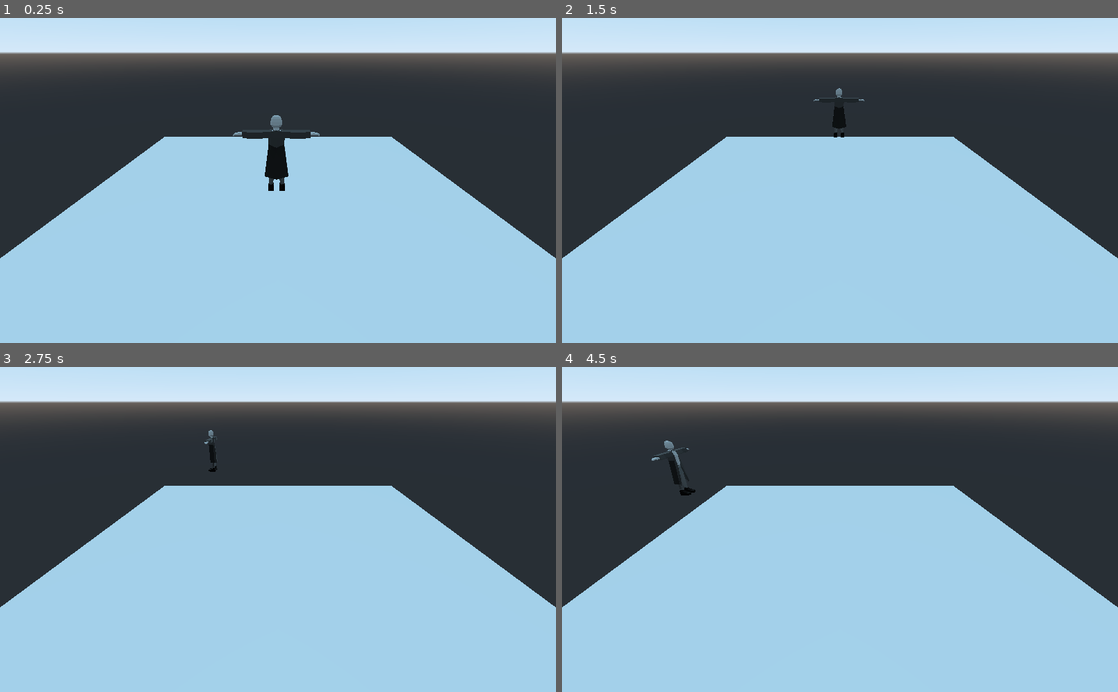
Above: before the commit, frames 1-4 (two rows, left to right).
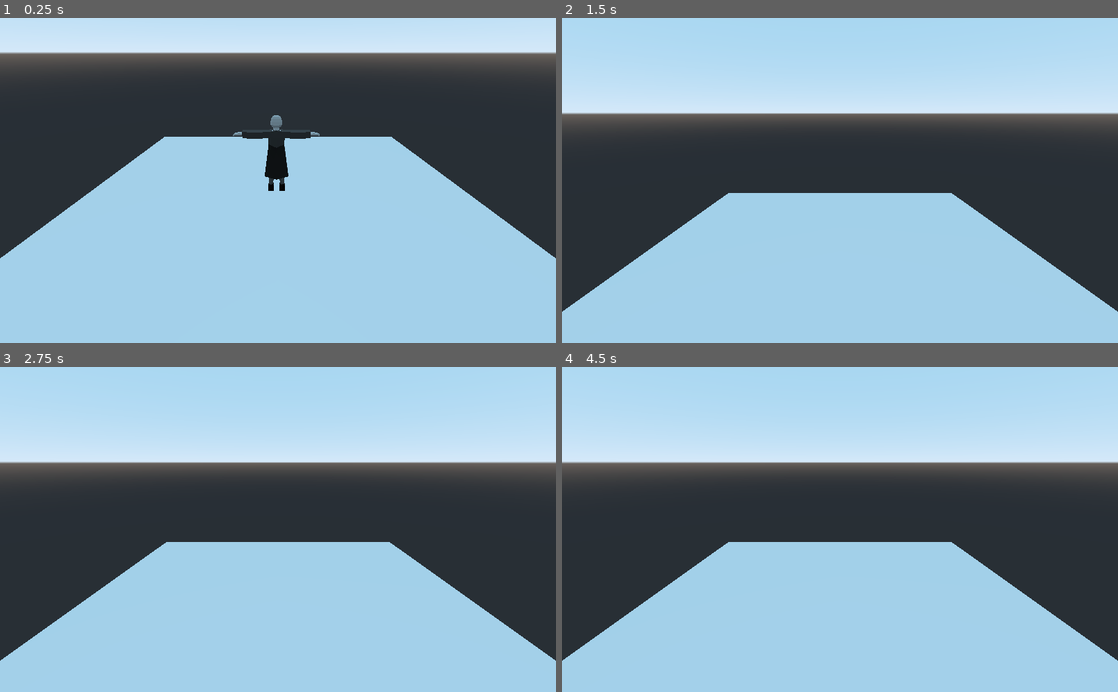
Above: after the commit, the same moments.

Repository: DiegoG784/SPiRiTUally
Game: Godot game, scene res://rooms/debug_room/debug_room.tscn
The game is run twice, just before and just after one commit, with the same random seed, the same clock (stepped at 60 frames per second) and the same inputs.
Inputs:
- Up to frame 1 (0.25 s): no input
- Up to frame 2 (1.5 s): tap Enter at 0.5 s; hold W (walk_forward) from 0.53 s (still down)
- Up to frame 3 (2.75 s): tap Space at 2 s; release W (walk_forward) at 2.03 s; hold A (walk_left) from 2.03 s (still down)
- Up to frame 4 (4.5 s): release A (walk_left) at 3.53 s; hold S (walk_backward) 3.53-4.28 s; hold D (walk_right) from 4.28 s (still down)

The runs differ from the first frame. In frame 2, 47% of the frame differs, in the area x 0-100%, y 2-91%; in frame 3, 47%; in frame 4, 47%.

Commit message:
mudanças nas câmeras de teste

Diff:
--- a/entities/base/components/scene/camera_switcher.gd
+++ b/entities/base/components/scene/camera_switcher.gd
@@ -6,7 +6,7 @@
 
 # Called when the node enters the scene tree for the first time.
 func _ready():
-	print(get_node(camera_to_switch).global_rotation)
+#	print(get_node(camera_to_switch).global_rotation)
 	pass # Replace with function body.
 
 
@@ -19,7 +19,7 @@
 	if body is Player:
 		pass
 		if camera_to_switch:
-			print(get_node(camera_to_switch).transform.basis.z.normalized().abs().max_axis())
+			print(name + ": " + str(get_node(camera_to_switch).transform.basis.z.normalized().abs().max_axis()))
 			get_node(camera_to_switch).current = true
 		else:
 			printerr("O nó " + self.name + " não possui uma câmera em sua variável!")
--- a/entities/base/entity/base/state_machine/state_base.gd
+++ b/entities/base/entity/base/state_machine/state_base.gd
@@ -19,7 +19,7 @@
 func enter():
 	next_state = null
 	entity.animation(name)
-	print(name)
+#	print(name)
 
 func logic(delta):
 	get_input(delta)
--- a/entities/base/entity/player/player.gd
+++ b/entities/base/entity/player/player.gd
@@ -3,6 +3,9 @@
 
 func _ready():
 	pass # Replace with function body.
+
+func _unhandled_input(event):
+	pass
 
 func move():
 	motion = move_and_slide(motion, JUMP)
--- a/managers/item_manager.gd
+++ b/managers/item_manager.gd
@@ -4,6 +4,8 @@
 #	Item.new().name("Item único"),
 #	[Item.new().name("item stackável"), 4],
 ]
+
+var current_item
 
 func _ready():
 	var item = Item.new()
--- a/rooms/debug_room/debug_room.tscn
+++ b/rooms/debug_room/debug_room.tscn
@@ -23,15 +23,35 @@
 [node name="CollisionShape" type="CollisionShape" parent="StaticBody"]
 shape = SubResource( 1 )
 
-[node name="Camera" type="Camera" parent="."]
-transform = Transform( 1, 0, 0, 0, 0.876366, 0.481647, 0, -0.481647, 0.876366, 0, 11.3493, 18.592 )
-current = true
-
-[node name="camera_switcher" parent="." instance=ExtResource( 2 )]
+[node name="-x" parent="." instance=ExtResource( 2 )]
 transform = Transform( 1, 0, 0, 0, 1, 0, 0, 0, 1, 20.0849, 0, -6.77819 )
 camera_to_switch = NodePath("../facing_to_-x")
 
-[node name="CollisionShape" parent="camera_switcher" index="0"]
+[node name="CollisionShape" parent="-x" index="0"]
+transform = Transform( 1, 0, 0, 0, 1, 0, 0, 0, 1, -4.78271, 0.863847, 3.49406 )
+shape = SubResource( 2 )
+
+[node name="x" parent="." instance=ExtResource( 2 )]
+transform = Transform( 1, 0, 0, 0, 1, 0, 0, 0, 1, -10.4771, 0.0504284, -1.98208 )
+camera_to_switch = NodePath("../facing_to_x")
+
+[node name="CollisionShape" parent="x" index="0"]
+transform = Transform( 1, 0, 0, 0, 1, 0, 0, 0, 1, -4.78271, 0.863847, 3.49406 )
+shape = SubResource( 2 )
+
+[node name="-z" parent="." instance=ExtResource( 2 )]
+transform = Transform( -4.37114e-08, 0, 1, 0, 1, 0, -1, 0, -4.37114e-08, -1.57292, 0.0504284, 10.6547 )
+camera_to_switch = NodePath("../facing_to_-z")
+
+[node name="CollisionShape" parent="-z" index="0"]
+transform = Transform( 1, 0, 0, 0, 1, 0, 0, 0, 1, -4.78271, 0.863847, 3.49406 )
+shape = SubResource( 2 )
+
+[node name="z" parent="." instance=ExtResource( 2 )]
+transform = Transform( -4.37114e-08, 0, 1, 0, 1, 0, -1, 0, -4.37114e-08, -1.57292, 0.0504284, -19.738 )
+camera_to_switch = NodePath("../facing_to_z")
+
+[node name="CollisionShape" parent="z" index="0"]
 transform = Transform( 1, 0, 0, 0, 1, 0, 0, 0, 1, -4.78271, 0.863847, 3.49406 )
 shape = SubResource( 2 )
 
@@ -44,4 +64,11 @@
 [node name="facing_to_x" type="Camera" parent="."]
 transform = Transform( 1.29611e-07, 0.277348, -0.960769, -2.47969e-08, 0.96077, 0.277348, 1, -1.21233e-08, 1.31404e-07, -21.4047, 12, 0.126207 )
 
-[editable path="camera_switcher"]
+[node name="facing_to_-z" type="Camera" parent="."]
+transform = Transform( 1, 0, 0, 0, 0.876365, 0.481647, 0, -0.481647, 0.876365, 0, 11.3493, 18.592 )
+current = true
+
+[editable path="-x"]
+[editable path="x"]
+[editable path="-z"]
+[editable path="z"]
